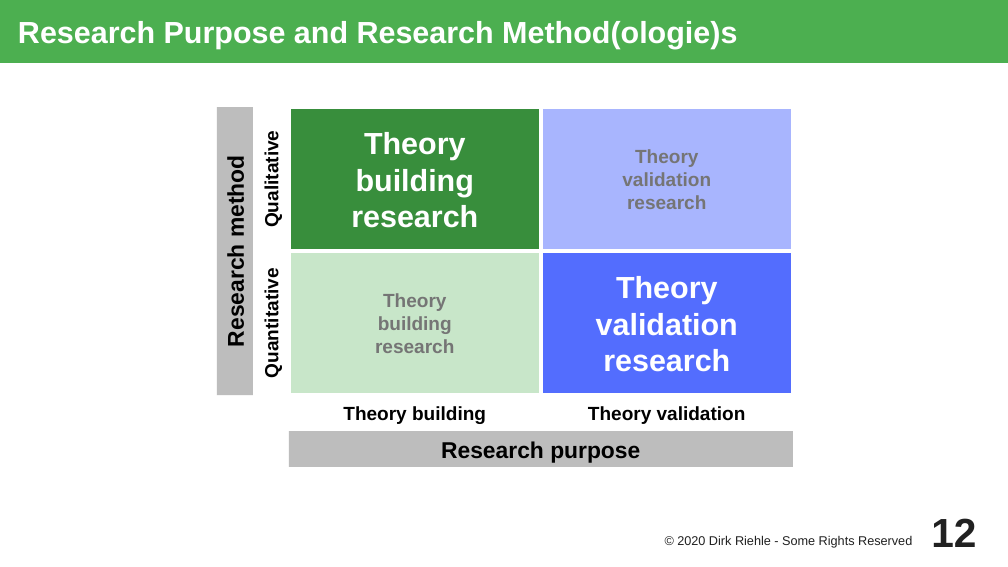
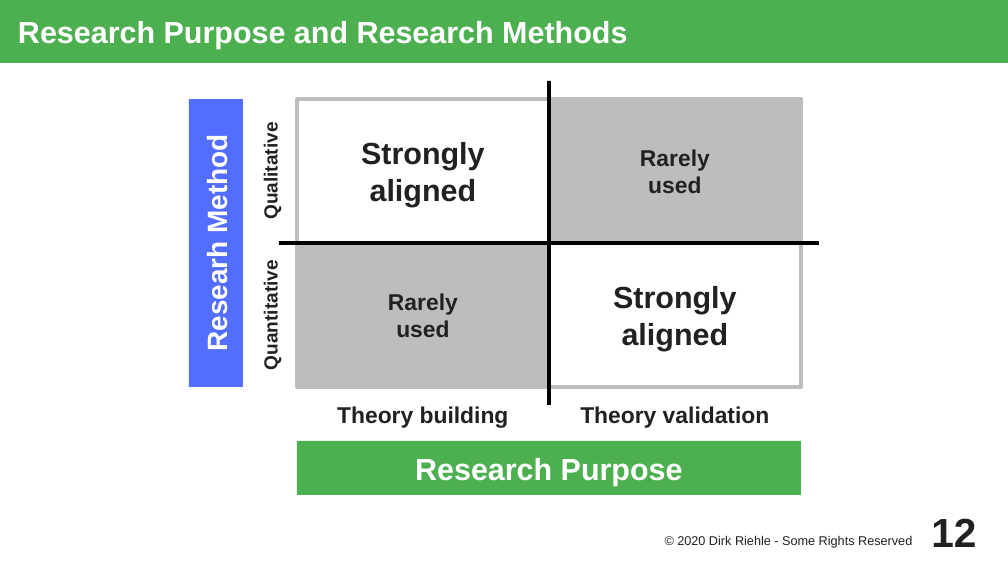
Before and after one commit to dirkriehle/nyt-course, a slide deck: slide 12 of Lecture slides/NYT D01 - Theory Building.odp. Drawn at 1008x567 pixels with LibreOffice and Linux fonts; fonts in the diff are those of the drawing. Boxes give left, top, right and bottom in pixels: in the first picture for what was removed or moved away, otherwise in the second. Text is boxed around its words. In the diff, an @@ line names an element or a change of style, - is before the commit and + after.

```diff
--- a/Lecture slides/NYT D01 - Theory Building.odp
+++ b/Lecture slides/NYT D01 - Theory Building.odp
@@ title at [18,21,627,49]: text changed @@
-Research Purpose and Research Method(ologie)s
+Research Purpose and Research Methods
@@ line added from (549, 405) to (549, 81), #000000 2.83 pt @@
@@ rectangle "Researh Method": place and size @@
-rectangle "Researh Method" at [217,107,252,395]
+rectangle "Researh Method" at [189,99,243,387]
@@ rectangle "Researh Method" at [189,99,243,387]: fill #BDBDBD to #536DFE @@
@@ text "Qualitative": place and size @@
-text "Qualitative" at [261,139,282,224]
+text "Qualitative" at [260,131,281,216]
@@ text "Qualitative" at [260,131,281,216]: text colour #000000 to #212121 @@
@@ rectangle "Strongly aligned": place and size @@
-rectangle "Strongly aligned" at [289,107,542,251]
+rectangle "Strongly aligned" at [297,99,550,242]
@@ rectangle "Strongly aligned" at [297,99,550,242]: fill #388E3C to #FFFFFF at 50% opacity; outline #FFFFFF 2.83 pt to #BDBDBD 2.83 pt @@
@@ rectangle "Rarely": place and size @@
-rectangle "Rarely" at [542,107,794,251]
+rectangle "Rarely" at [549,99,801,242]
@@ rectangle "Rarely" at [549,99,801,242]: fill #536DFE at 50% opacity to #BDBDBD; outline #FFFFFF 2.83 pt to #BDBDBD 2.83 pt @@
@@ text in rectangle at [202,144,233,348]: text changed; size 18 to 22 pt; text colour #000000 to #FFFFFF @@
-Research method
+Researh Method
@@ text in rectangle at [361,142,485,207]: text changed; text colour #FFFFFF to #212121 @@
-Theory
-building
-research
+Strongly
+aligned
@@ text in rectangle at [640,149,710,193]: text changed; size 15 to 18 pt; text colour #757575 to #212121 @@
-Theory
-validation
-research
+Rarely
+used
@@ text "Quantitative" at [260,271,281,367]: text colour #000000 to #212121 @@
@@ text "Quantitative": place and size @@
-text "Quantitative" at [261,279,282,375]
+text "Quantitative" at [260,271,281,367]
@@ line added from (279, 243) to (820, 243), #000000 2.83 pt @@
@@ rectangle "Rarely": place and size @@
-rectangle "Rarely" at [289,252,542,395]
+rectangle "Rarely" at [297,243,550,387]
@@ rectangle "Rarely" at [297,243,550,387]: fill #C8E6C9 to #BDBDBD; outline #FFFFFF 2.83 pt to #BDBDBD 2.83 pt @@
@@ rectangle "Strongly aligned": place and size @@
-rectangle "Strongly aligned" at [542,252,794,395]
+rectangle "Strongly aligned" at [549,243,801,387]
@@ rectangle "Strongly aligned" at [549,243,801,387]: fill #536DFE to #FFFFFF at 50% opacity; outline #FFFFFF 2.83 pt to #BDBDBD 2.83 pt @@
@@ text in rectangle at [388,293,458,337]: text changed; size 15 to 18 pt; text colour #757575 to #212121 @@
-Theory
-building
-research
+Rarely
+used
@@ text in rectangle at [613,286,737,351]: text changed; text colour #FFFFFF to #212121 @@
-Theory
-validation
-research
+Strongly
+aligned
@@ text "Theory building" at [337,406,509,428]: size 15 to 18 pt, text colour #000000 to #212121 @@
@@ text "Theory validation": place and size @@
-text "Theory validation" at [588,406,746,424]
+text "Theory validation" at [580,406,770,428]
@@ text "Theory validation" at [580,406,770,428]: size 15 to 18 pt, text colour #000000 to #212121 @@
@@ rectangle "Research Purpose": place and size @@
-rectangle "Research Purpose" at [289,431,793,466]
+rectangle "Research Purpose" at [297,441,801,495]
@@ rectangle "Research Purpose" at [297,441,801,495]: fill #BDBDBD to #4CAF50 @@
@@ text in rectangle at [415,458,683,486]: text changed; size 18 to 24 pt; text colour #000000 to #FFFFFF @@
-Research purpose
+Research Purpose
```
Also in this commit, not shown: 8 other slides changed, 1 other file.
